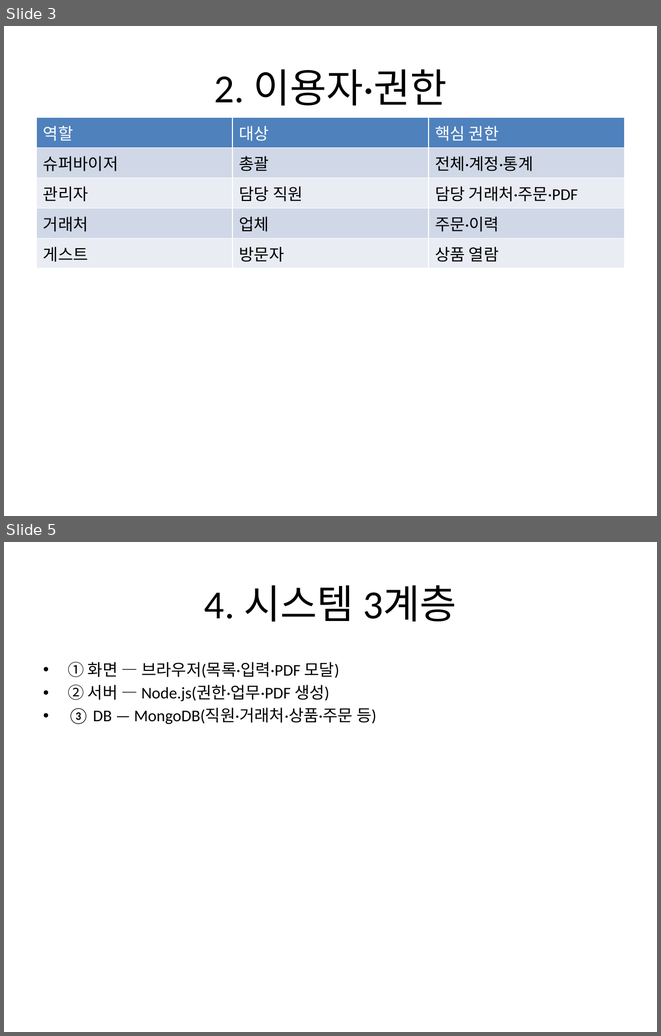
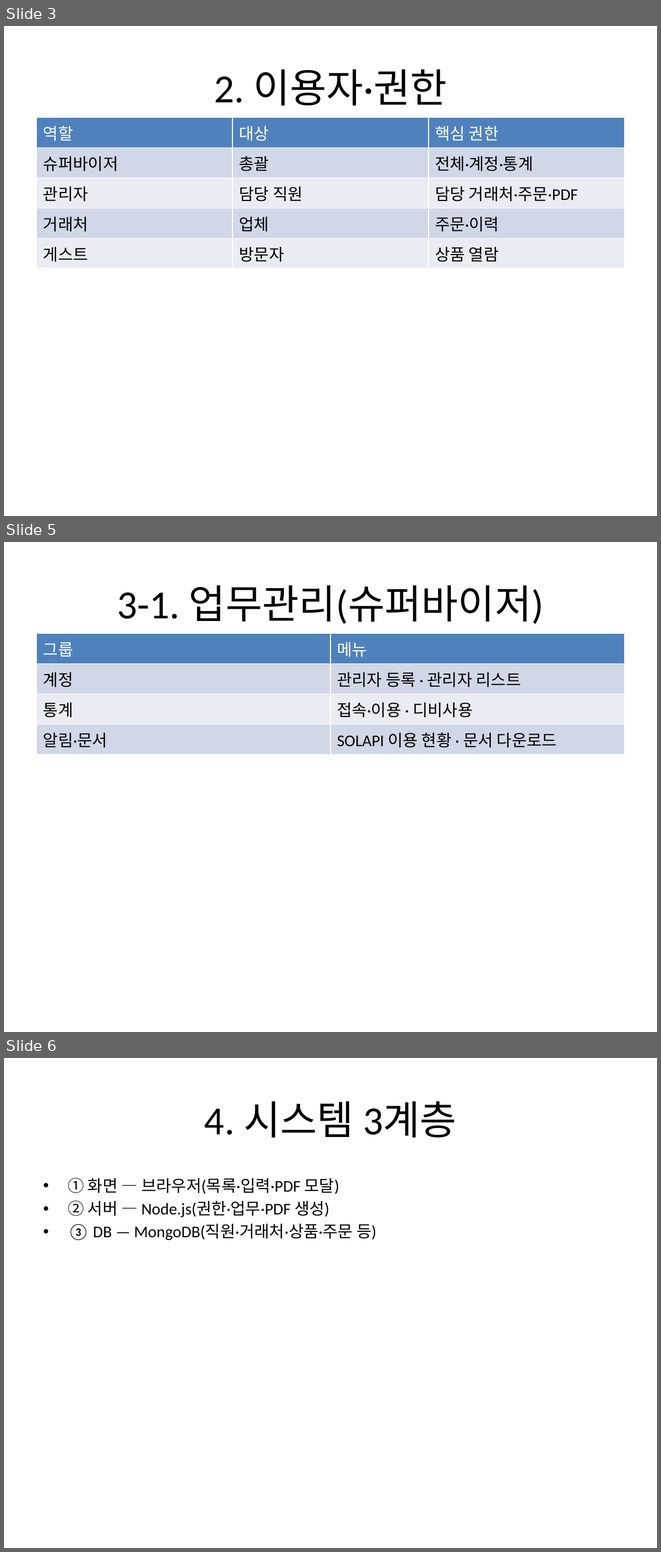
Before and after one commit to hanbaedal/thejohn, a slide deck: docs/thejohn-system-structure-management.pptx. Shown one above the other, each under a label of ours: slides 3 and 5 before the commit, slides 3, 5 and 6 after it; the slides between them are not shown. The pictures are 661x1036 and 661x1552 pixels, drawn with LibreOffice and Linux fonts; fonts in the diff are those of the drawing. Boxes give left, top, right and bottom in pixels: in the first picture for what was removed or moved away, otherwise in the second. Text is boxed around its words. In the diff, an @@ line names an element or a change of style, - is before the commit and + after.

```diff
--- a/docs/thejohn-system-structure-management.pptx
+++ b/docs/thejohn-system-structure-management.pptx
@@ slide 5 added at (4, 542, 657, 1032), background #FFFFFF @@
@@ title added at (117, 585, 544, 624), 44 pt, text #000000 @@
+3-1. 업무관리(슈퍼바이저)
@@ table added at (37, 633, 624, 750), 4 rows, 2 columns @@
+그룹 | 메뉴
+계정 | 관리자 등록 · 관리자 리스트
+통계 | 접속·이용 · 디비사용
+알림·문서 | SOLAPI 이용 현황 · 문서 다운로드
@@ what was slide 5 is now slide 6 @@
```
Also in this commit, not shown: 2 slides changed, 7 other files.
